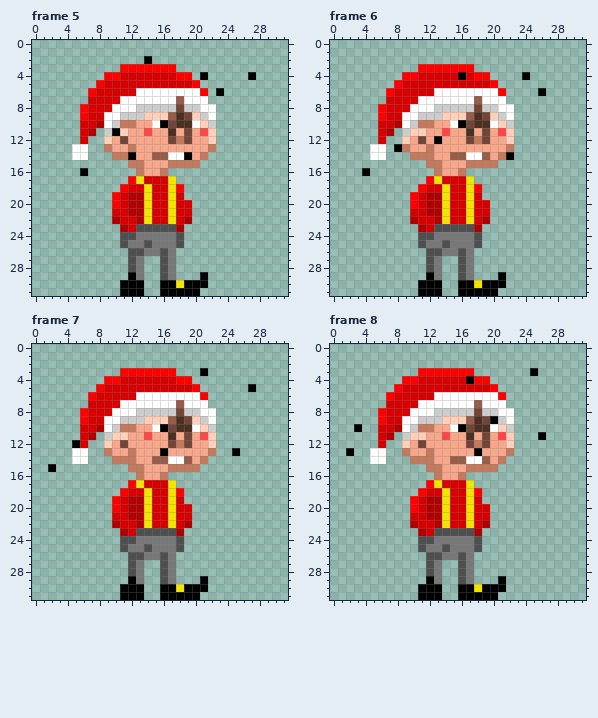
Two versions of one pixel-art file, ase/behaviours/_hygiene.ase. The picture above was drawn from the file before the commit.
32x32 pixels, 9 frames. Shown: frame 5, frame 6, frame 7, frame 8. The commit also changed other frames, which this record leaves out.
The result:
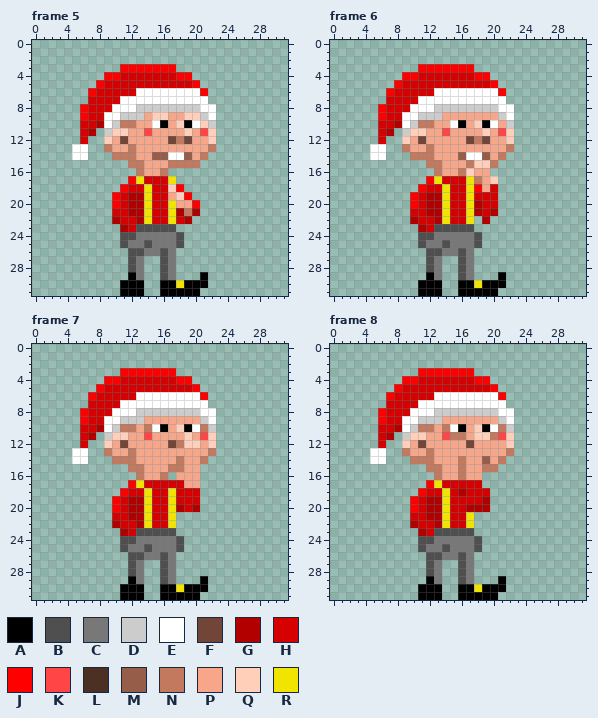
Palette (. is transparent): A #000000  B #4f4f4f  C #787878  D #cccccc  E #ffffff  F #714538  G #b20000  H #d70000  J #ff0000  K #ff4545  L #4d3024  M #965d49  N #c3795d  P #f7a68a  Q #ffcfba  R #f0e400
Changes in this commit:
layer "boris" added
layer "hand" added
layer "Layer 2" removed
layer "Layer 3" removed
layer "Layer 4" removed
Changed rows in their new state; - is an unchanged pixel.
Frame 5:
first column x 6:
 2 --------.-------------
 4 ---------------.-----.
 6 -----------------.----
 7 ------------E---------
 8 ------------D---------
 9 --------P--PPQ--------
10 -----------PQA--------
11 ----Q------P-Q--------
14 ------N------M--------
16 .---------------------
18 -----------Q----------
19 -----------PQJ--------
20 ------------PPJ-------
21 ------------GNG-------
23 ------------.---------
Frame 6:
first column x 4:
 4 ------------H-------.--
 6 ----------------------.
 7 --------------E--------
 8 --------------D--------
 9 ----------PPPPPPP------
10 -------------PQA-P-----
11 -------------P-Q-------
12 ---------P-------------
13 ----.------------------
14 -----------P------.----
15 --------------QQ-------
16 .------------QPP-------
17 --------------NPQ------
18 ---------------PH------
19 ---------------HH------
20 --------------G-H------
21 --------------G-G------
22 --------------.--------
23 --------------.--------
Frame 7:
first column x 2:
 3 -------------------.------
 5 -------------------------.
 7 ----------------E---------
 8 ----------------D---------
 9 ------------PPPPPPP-------
10 ------------N--PQA-N------
11 ---------------P-Q--------
12 ---.-------------QQ-------
13 --------------P--------.--
14 -------------PPPNP--------
15 .----------------PP-------
16 ----------------PPP-------
17 ---------------HHPP-------
18 ----------------HHH-------
19 -----------------HH-------
20 ----------------G-G-------
21 ----------------..--------
22 ----------------..--------
23 ----------------.---------
Frame 8:
first column x 2:
 3 -----------------------.-
 4 ---------------H---------
 7 ----------------E--------
 8 ----------------D--------
 9 ------------PPPPPPP------
10 -.----------N--PQA-N-----
11 -------------NNPQQN-----.
12 ----------------PP-------
13 .---------------P--------
14 -------------PNPP--------
15 --------------NPP--------
16 ---------------PP--------
17 ---------------HH--------
18 --------------GHHH-------
19 ---------------H-G-------
20 ---------------GGG-------
21 ----------------..-------
22 ----------------..-------
23 ----------------.--------
